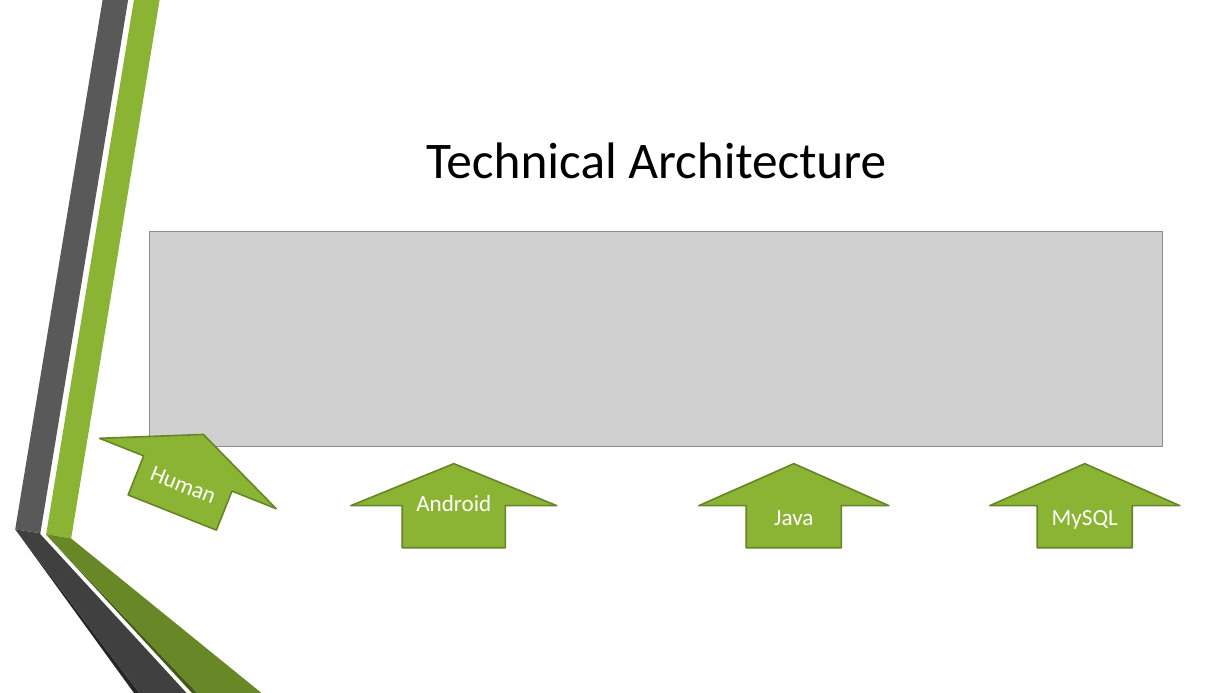
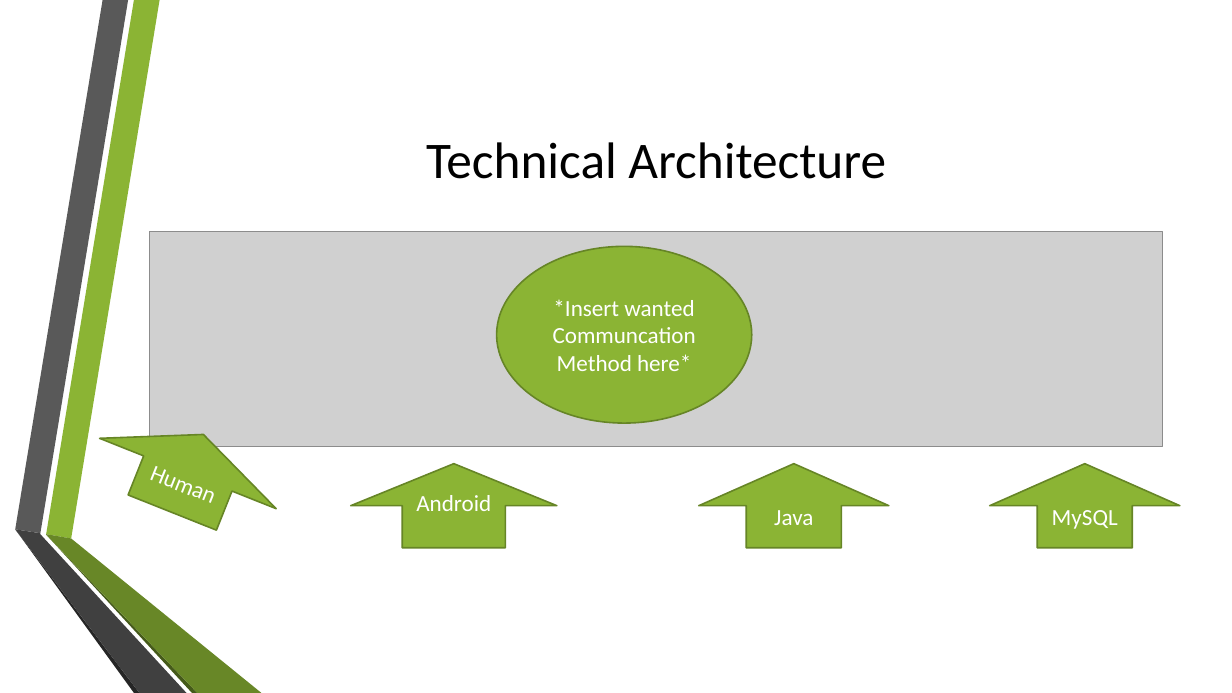
Before and after one commit to GamingBets/documents, a slide deck: slide 8 of Gaming-Bets.pptx (slide 6 before the commit). Drawn at 1232x693 pixels with LibreOffice and Linux fonts; fonts in the diff are those of the drawing; grey boxes stand for pictures; background and template pictures are left out. Boxes give left, top, right and bottom in pixels: in the first picture for what was removed or moved away, otherwise in the second. Text is boxed around its words. In the diff, an @@ line names an element or a change of style, - is before the commit and + after.

```diff
--- a/Gaming-Bets.pptx
+++ b/Gaming-Bets.pptx
@@ ellipse added at bbox=[496, 247, 751, 423], fill #8BB434, outline #678526 1.25 pt, 18 pt, text #FFFFFF @@
+*Insert wanted Communcation Method here*
```
Also in this commit, not shown: 4 other slides changed, 3 slides added.
